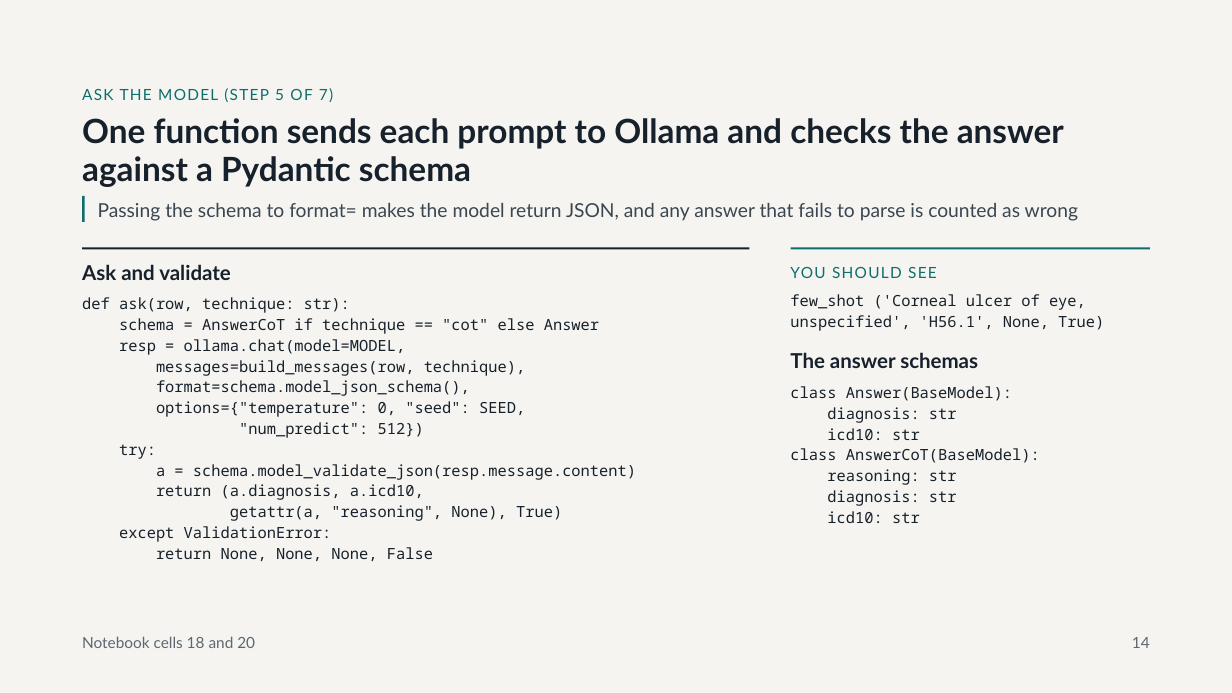
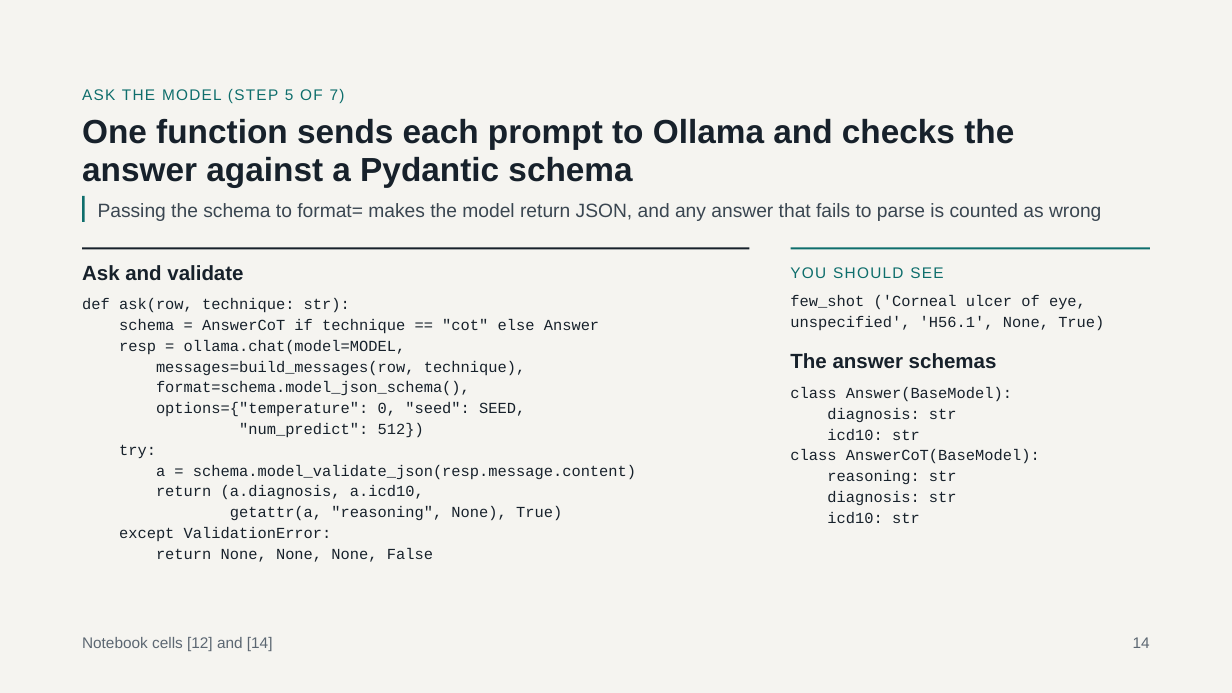
Before and after one commit to bja2376/triage-llm-tutorial, a slide deck: slide 14 of Classifying ED Visits with an LLM.pptx. Drawn at 1232x693 pixels with LibreOffice and Linux fonts; fonts in the diff are those of the drawing. Boxes give left, top, right and bottom in pixels: in the first picture for what was removed or moved away, otherwise in the second. Text is boxed around its words. In the diff, an @@ line names an element or a change of style, - is before the commit and + after.

```diff
--- a/Classifying ED Visits with an LLM.pptx
+++ b/Classifying ED Visits with an LLM.pptx
@@ font Noto Sans Mono to Courier New in 3 elements at (x1=82, y1=298, x2=636, y2=562), (x1=790, y1=295, x2=1104, y2=331), (x1=790, y1=387, x2=1040, y2=523) @@
@@ text at (x1=82, y1=637, x2=273, y2=651): text changed; font Lato to Arial @@
-Notebook cells 18 and 20
+Notebook cells [12] and [14]
@@ font Lato to Arial in 7 elements at (x1=82, y1=89, x2=345, y2=103), (x1=82, y1=119, x2=1014, y2=187), (x1=98, y1=203, x2=1101, y2=221), (x1=82, y1=265, x2=243, y2=281), (x1=790, y1=267, x2=943, y2=278), (x1=790, y1=353, x2=997, y2=369), (x1=1133, y1=637, x2=1150, y2=648) @@
```
Also in this commit, not shown: 18 other slides changed.
